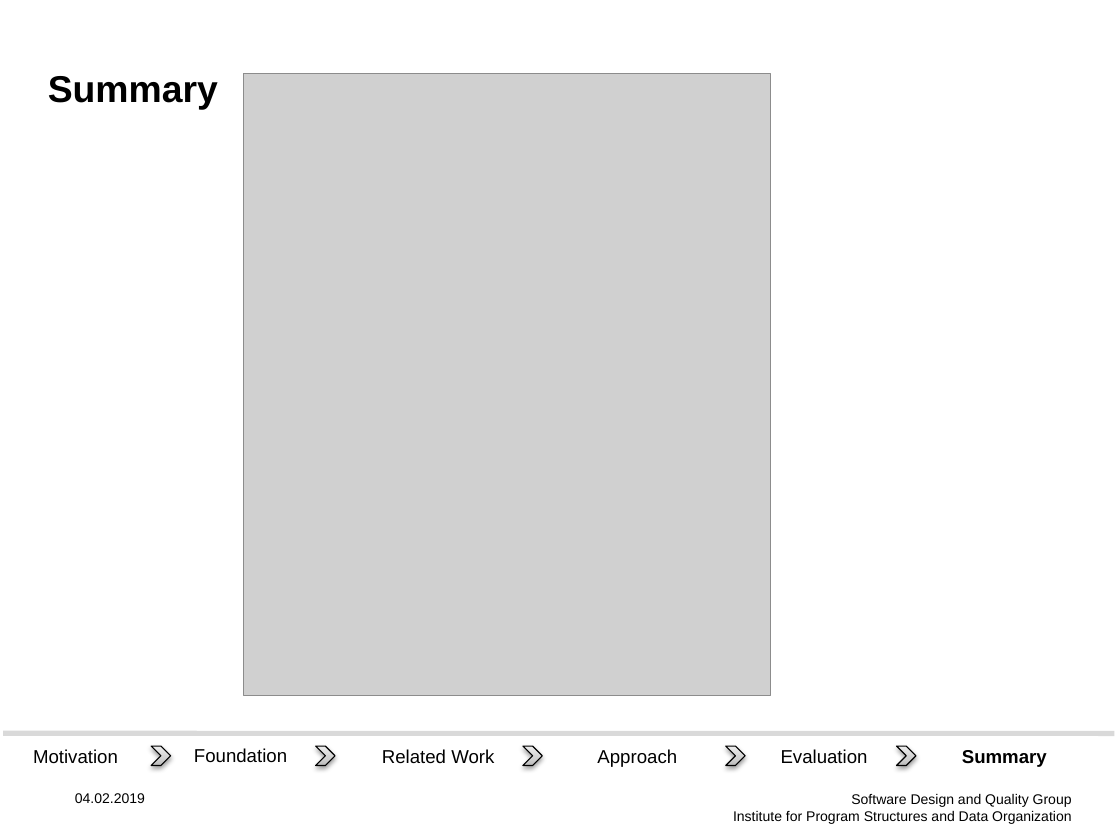
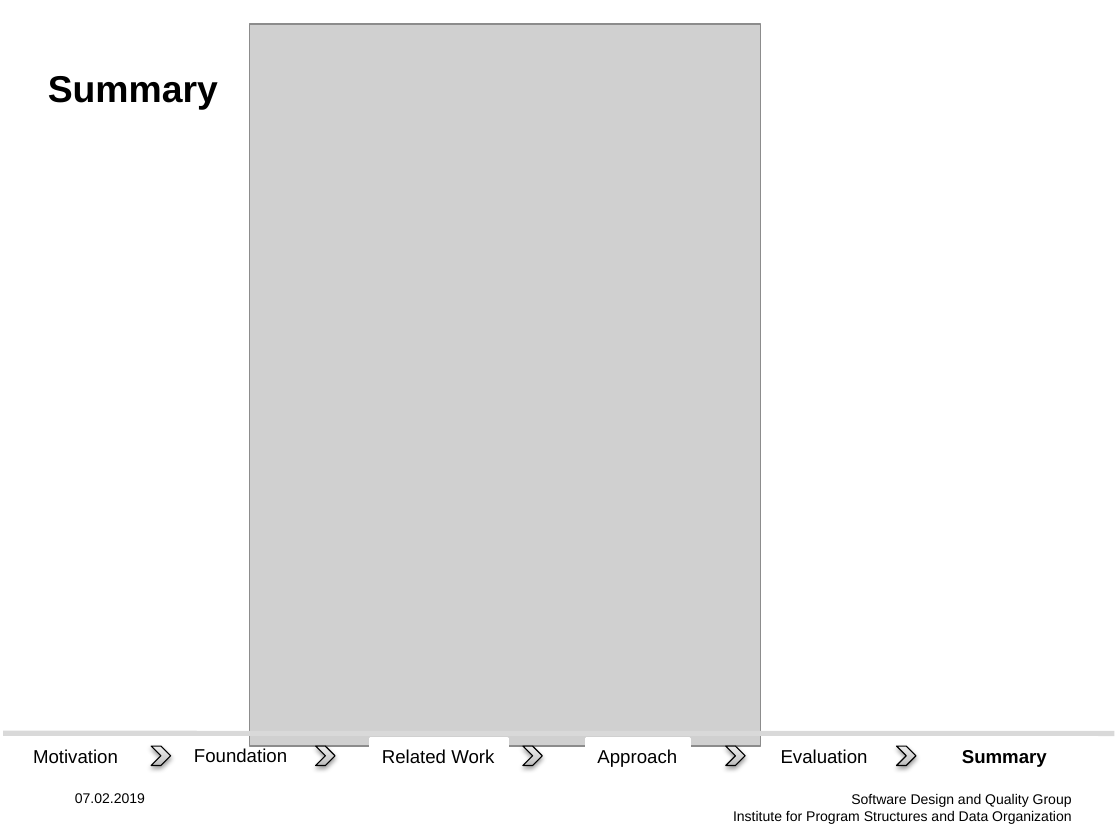
Before and after one commit to Benkler/BA, a slide deck: slide 15 of Proposal Vortrag/Präsi.pptx (slide 13 before the commit). Drawn at 1120x840 pixels with LibreOffice and Linux fonts; fonts in the diff are those of the drawing; grey boxes stand for pictures; background and template pictures are left out. Boxes give left, top, right and bottom in pixels: in the first picture for what was removed or moved away, otherwise in the second. Text is boxed around its words. In the diff, an @@ line names an element or a change of style, - is before the commit and + after.

```diff
--- a/Proposal Vortrag/Präsi.pptx
+++ b/Proposal Vortrag/Präsi.pptx
@@ picture: place and size @@
-picture at [244,74,771,696]
+picture at [249,24,759,746]
@@ text at [75,793,145,803]: text changed @@
-04.02.2019
+07.02.2019
```
Also in this commit, not shown: 13 other slides changed, 2 slides added, 5 other files.
